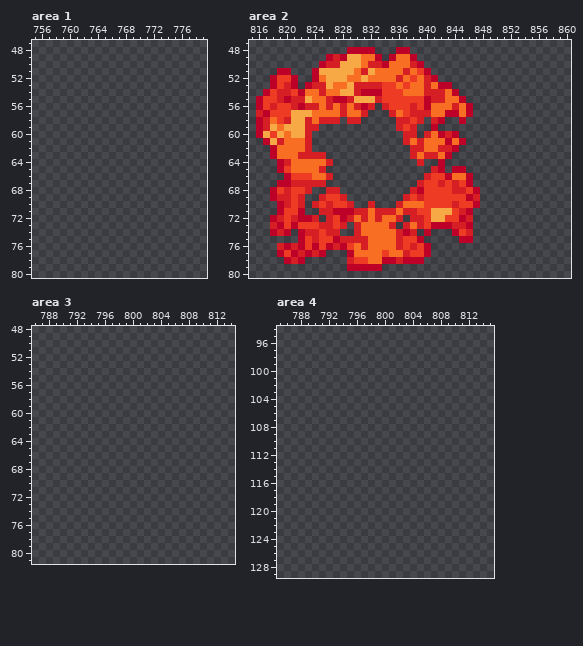
Pixel-art file -- gfx/misc.aseprite. Above is the file before it was changed.
1024x512 pixels, 1 frame. Colours within 5 levels of each other are drawn and written as one. Shown: area 1: x 755..779, y 47..80; area 2: x 815..860, y 47..80; area 3: x 786..814, y 48..81; area 4: x 785..815, y 94..129. The commit also changed other parts of the picture, which this record leaves out.
Once edited:
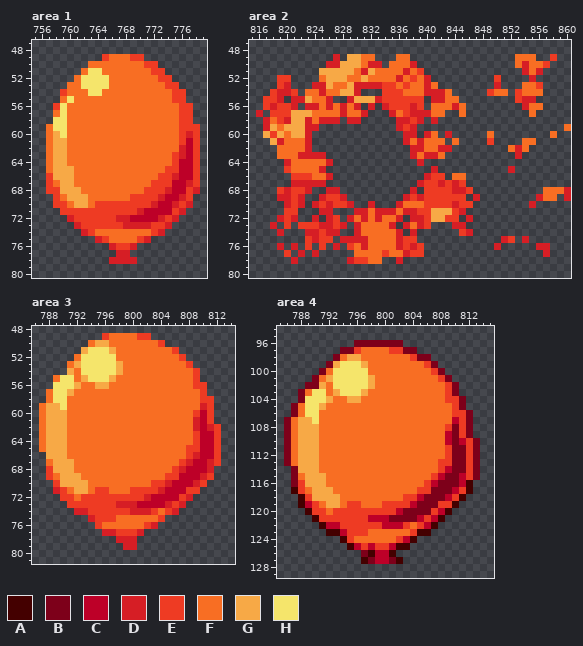
Palette (. is transparent): A #440000  B #7d001a  C #bd0028  D #d61e25  E #ee3b23  F #f86e23  G #f7a946  H #f5e56b
Change:
Changed rows in their new state; - is an unchanged pixel.
Area 1:
first column x 757:
49 --------EFFFEE--------
50 ------FFFFFFFFEE------
51 -----FHHFFFFFFFEE-----
52 ----FHHHHFFFFFFFEE----
53 ---FFHHHHFFFFFFFFEE---
54 --EFFFHHFFFFFFFFFFEE--
55 --FHFFFFFFFFFFFFFFEE--
56 -EHFFFFFFFFFFFFFFFFEE-
57 -FHFFFFFFFFFFFFFFFFEE-
58 -HHFFFFFFFFFFFFFFFFEE-
59 FHHFFFFFFFFFFFFFFFFEEE
60 FGHFFFFFFFFFFFFFFFFEDE
61 FGGFFFFFFFFFFFFFFFFECE
62 FGGFFFFFFFFFFFFFFFFDCE
63 FGGFFFFFFFFFFFFFFFEDCE
64 FGGFFFFFFFFFFFFFFFECCE
65 FGGGFFFFFFFFFFFFFEECCE
66 EGGGFFFFFFFFFFFFEEDCCE
67 EFGGFFFFFFFFFFFEEECCDE
68 EEGGGFFFFFFFFFEEEDCCED
69 -EFGGGFFFFFFEEEEDCCDE-
70 -EEFGGFEEEEEEEEDCCDED-
71 --EEEEEEEEEEEDCCCCED--
72 ---DEEEEEEDDCCCCDED---
73 ----DEEEEEEDDDDEED----
74 -----DEFFFFFFFFED-----
75 -------DEFFFFED-------
76 ---------DEED---------
77 ----------DD----------
78 ---------DDDD---------
Area 2:
first column x 816:
48 -------------....---..-----------------------
49 ----------.-.----.-.--.--------------FFF--E--
50 ---------.--------.----.-------------FDFFE---
51 ---..---.---------------.-------------DFD----
52 --.--.--.----------------.--------E----D-----
53 --.--.-.------------------..------D---FFE----
54 -.----.--------...----------.----EFF-EFFF----
55 .---.------..-----------.----.-------EDD-----
56 .-----.--------.--------.-----.-------DFF----
57 -.-------------------------..-.--------F-----
58 .-------------------------.--.---------------
59 .------------------------.------------------F
60 .-------------------------.-.----F--------F--
61 -.-------------------------.-.---E----FF-----
62 --.-------------------------.-------FDF------
63 --.------------------------.---------D-------
64 ---.----------------------.------------------
65 ---.----------------------.-..------D--------
66 ----.----------------------.--.--------------
67 ---..-------------------------.--------------
68 --.--------------------.-------.---------FFFD
69 --.---------------------------.---------DFF-D
70 ---.---------------------------.-------D-----
71 ---.--.----...----------------.--------------
72 --.---..----.----------------.---------------
73 ---.-.-------------------...--.--------------
74 --.-.-.--------------.--.---.----------------
75 ------.----.-----------.-----..----DE-D------
76 ----.-.-.-.-.-----------.---------D-----DD---
77 ---.-.-.-.---.----------.----------------D---
78 ----.-.-----------..-...---------------------
79 -------------.....---------------------------
Area 3:
first column x 787:
49 ---------EFFFFEE----------
50 -------FGGFFFFFFFE--------
51 ------GHHHGFFFFFFFFE------
52 -----FHHHHHFFFFFFFFFE-----
53 ----FGHHHHHGFFFFFFFFFE----
54 ----GFHHHHHGFFFFFFFFFFE---
55 --FHHFGHHHGFFFFFFFFFFFE---
56 --HHHGFFGGFFFFFFFFFFFFEE--
57 -FHHGFFFFFFFFFFFFFFFFFFE--
58 -FHHFFFFFFFFFFFFFFFFFFFEE-
59 FGGHFFFFFFFFFFFFFFFFFFFDE-
60 FGGGFFFFFFFFFFFFFFFFFFECE-
61 FGGGFFFFFFFFFFFFFFFFFFDCE-
62 FGGGFFFFFFFFFFFFFFFFFFDCDE
63 FGGGFFFFFFFFFFFFFFFFFFECCE
64 FGGGFFFFFFFFFFFFFFFFFFECCE
65 FGGGFFFFFFFFFFFFFFFFFEECCE
66 -GGGFFFFFFFFFFFFFFFFFEDCCE
67 -FGGGFFFFFFFFFFFFFFFEDCCDE
68 -EGGGFFFFFFFFFFFFFFEDCCCD-
69 -EFGGGFFFFFFFFFFFFEECCCDE-
70 --EGGGGFFFFFFFFFEEDCCCDE--
71 --DEFGGFEEFFFEEEEDCCCEE---
72 ---EEFEEEEEEEEEDCCCCED----
73 ----EEEEEEEDDDCCCCDED-----
74 -----DDEEEEEEDDDEFED------
75 -------DEEEFFFFFFE--------
76 --------EFFFFFFED---------
77 ---------DDEEED-----------
78 -----------DDD------------
79 ------------DD------------
Area 4:
first column x 786:
 96 ----------BBBBBBB-----------
 97 --------BBEFFFFEEBB---------
 98 -------BFGGFFFFFFFEBB-------
 99 ------BGHHHGFFFFFFFFEB------
100 -----BFHHHHHFFFFFFFFFEB-----
101 ----BFGHHHHHGFFFFFFFFFEB----
102 ---BBGFHHHHHGFFFFFFFFFFEB---
103 --BFHHFGHHHGFFFFFFFFFFFEB---
104 --BHHHGFFGGFFFFFFFFFFFFEEB--
105 -BFHHGFFFFFFFFFFFFFFFFFFEB--
106 -BFHHFFFFFFFFFFFFFFFFFFFEEB-
107 BFGGHFFFFFFFFFFFFFFFFFFFCEB-
108 BFGGGFFFFFFFFFFFFFFFFFFEBEB-
109 BFGGGFFFFFFFFFFFFFFFFFFCBEB-
110 BFGGGFFFFFFFFFFFFFFFFFFCBCEB
111 BFGGGFFFFFFFFFFFFFFFFFFEBBEB
112 BFGGGFFFFFFFFFFFFFFFFFFEBBEB
113 BFGGGFFFFFFFFFFFFFFFFFEEBBEB
114 -BGGGFFFFFFFFFFFFFFFFFECBBEB
115 -BFGGGFFFFFFFFFFFFFFFECBBCEB
116 -BEGGGFFFFFFFFFFFFFFECBBBCA-
117 -AEFGGGFFFFFFFFFFFFEEBBBCEA-
118 --AEGGGGFFFFFFFFFEECBBBCEA--
119 --ACEFGGFEEFFFEEEECBBBEEA---
120 ---AEEFEEEEEEEEECBBBBECA----
121 ----AEEEEEEECCCBBBBCECA-----
122 -----ACCEEEEEECCCEFECA------
123 ------AACEEEFFFFFFEAA-------
124 --------AEFFFFFFECA---------
125 ---------ACECEECAA----------
126 -----------BACCA------------
127 -----------ABCCBA-----------
